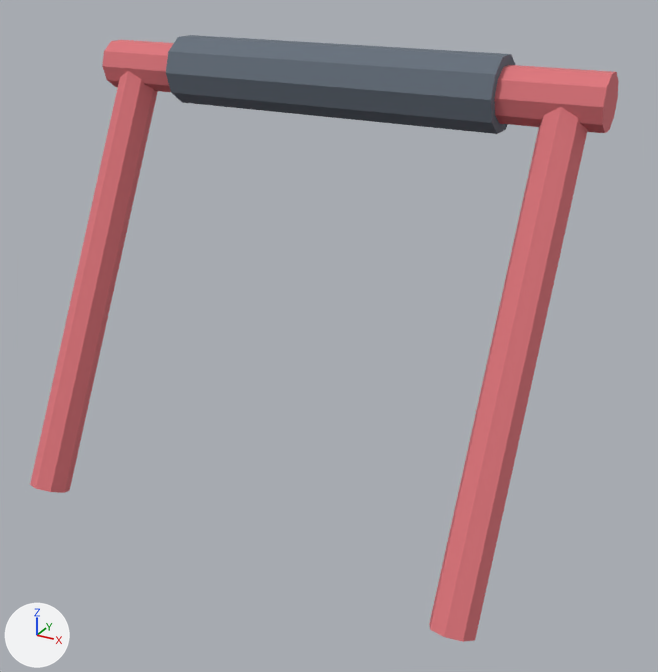
The glTF model src/SantaShift.Game/Content/models/cart_handle.glb as it was, and as the next commit left it.
One viewpoint serves both versions: a 50 mm camera at (0.376, -0.128, 0.771) aimed at (0.039, 0.485, 0.464). The lights are fixed; the arrows at lower left show +X, +Y and +Z. The first picture is the older version. Vertices at exactly the same position are counted once.

Objects in the first picture: 'Grip', 'Upright.-1'.
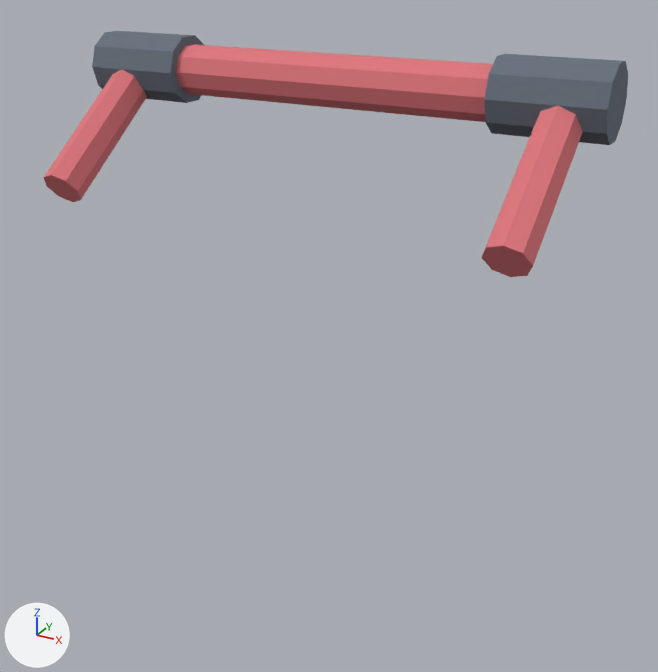
The newer file is also turned or shifted as a whole; pictures and numbers use the older file's frame.

The change, as a list of edits to the scene's bpy script:
```text
Change me_cone:
    remove me_cone.from_pydata(...)  # 52 vertices, 92 faces; spans x -0.03..0.43, y -0.106..0.112, z -0.188..0.201
    add me_cone.from_pydata(...)  # 52 vertices, 92 faces; spans x -0.03..0.43, y -0.041..0.112, z 0.076..0.201
    me_cone part 1
    me_cone.vertices[0].co: (0.0, -0.074, -0.188) -> (0.0, -0.019, 0.076)  # not seen -> pixel (72, 202)
    me_cone.vertices[1].co: (0.0, 0.106, 0.172) -> (0.0, 0.101, 0.166)
    me_cone.vertices[2].co: (0.013, -0.079, -0.186) -> (0.013, -0.022, 0.08)  # pixel (69, 490) -> pixel (80, 200)
    me_cone.vertices[3].co: (0.013, 0.101, 0.174) -> (0.013, 0.098, 0.17)
    me_cone.vertices[4].co: (0.018, -0.09, -0.18) -> (0.018, -0.03, 0.09)  # pixel (64, 492) -> pixel (77, 191)
    me_cone.vertices[6].co: (0.013, -0.101, -0.174) -> (0.013, -0.038, 0.1)  # pixel (50, 492) -> pixel (65, 180)
    me_cone.vertices[7].co: (0.013, 0.079, 0.186) -> (0.013, 0.082, 0.19)
    me_cone.vertices[8].co: (0.0, -0.106, -0.172) -> (0.0, -0.041, 0.104)  # pixel (36, 488) -> pixel (51, 175)
    me_cone.vertices[9].co: (0.0, 0.074, 0.188) -> (0.0, 0.079, 0.194)
    me_cone.vertices[10].co: (-0.013, -0.101, -0.174) -> (-0.013, -0.038, 0.1)  # pixel (30, 484) -> pixel (43, 177)
    me_cone.vertices[11].co: (-0.013, 0.079, 0.186) -> (-0.013, 0.082, 0.19)
    me_cone.vertices[12].co: (-0.018, -0.09, -0.18) -> (-0.018, -0.03, 0.09)  # not seen -> pixel (46, 186)
    me_cone.vertices[14].co: (-0.013, -0.079, -0.186) -> (-0.013, -0.022, 0.08)  # not seen -> pixel (58, 196)
    me_cone.vertices[15].co: (-0.013, 0.101, 0.174) -> (-0.013, 0.098, 0.17)
    me_cone part 2
    me_cone.vertices[16].co: (0.4, -0.074, -0.188) -> (0.4, -0.019, 0.076)  # not seen -> pixel (510, 277)
    me_cone.vertices[17].co: (0.4, 0.106, 0.172) -> (0.4, 0.101, 0.166)
    me_cone.vertices[18].co: (0.413, -0.079, -0.186) -> (0.413, -0.022, 0.08)  # not seen -> pixel (527, 275)
    me_cone.vertices[19].co: (0.413, 0.101, 0.174) -> (0.413, 0.098, 0.17)
    me_cone.vertices[20].co: (0.418, -0.09, -0.18) -> (0.418, -0.03, 0.09)  # pixel (474, 640) -> pixel (533, 266)
    me_cone.vertices[22].co: (0.413, -0.101, -0.174) -> (0.413, -0.038, 0.1)  # pixel (462, 641) -> pixel (523, 253)
    me_cone.vertices[23].co: (0.413, 0.079, 0.186) -> (0.413, 0.082, 0.19)
    me_cone.vertices[24].co: (0.4, -0.106, -0.172) -> (0.4, -0.041, 0.104)  # pixel (444, 637) -> pixel (503, 245)
    me_cone.vertices[25].co: (0.4, 0.074, 0.188) -> (0.4, 0.079, 0.194)
    me_cone.vertices[26].co: (0.387, -0.101, -0.174) -> (0.387, -0.038, 0.1)  # pixel (430, 629) -> pixel (486, 247)
    me_cone.vertices[27].co: (0.387, 0.079, 0.186) -> (0.387, 0.082, 0.19)
    me_cone.vertices[28].co: (0.382, -0.09, -0.18) -> (0.382, -0.03, 0.09)  # pixel (429, 624) -> pixel (481, 257)
    me_cone.vertices[30].co: (0.387, -0.079, -0.186) -> (0.387, -0.022, 0.08)  # not seen -> pixel (491, 269)
    me_cone.vertices[31].co: (0.387, 0.101, 0.174) -> (0.387, 0.098, 0.17)
    me_cone part 3: the 1 face centred in x 0.277, y 0.08, z 0.162 is now shaded smooth
Remove ob_grip:
    ob_grip = bpy.data.objects.new('Grip', me_cylinder_001)
Add ob_grip__1:
    ob_grip__1 = bpy.data.objects.new('Grip.-1', me_cylinder)  # a 10-sided cylinder along x spanning x -0.045..0.045, y -0.03..0.03, z -0.029..0.029; a 10-sided cylinder along x spanning x 0.335..0.425, y -0.03..0.03, z -0.029..0.029; in mat_ink (greyish blue #656f7c)
    ob_grip__1.location = (-0.19, 0.56, 0.66)
```

Boxes (x1, y1, x2, y2) around the edits, measured in the pictures (658 x 672 px; the box of a moved part takes in the faces that stretch with it):
'Upright.-1', reshaped, shading changed (8% narrower, 61% shorter)
    before: (30, 40, 618, 642)
    after: (43, 44, 582, 277)
'Grip', deleted
    before: (166, 35, 515, 134)
'Grip.-1', added
    after: (92, 31, 628, 145)
part 1 of me_cone, moved or reshaped
    before: (30, 71, 158, 493)
    after: (43, 69, 147, 202)
part 2 of me_cone, moved or reshaped
    before: (429, 107, 588, 642)
    after: (482, 106, 582, 277)
part 3 of me_cone, shading changed
    before: (154, 90, 605, 133)
    after: (187, 93, 485, 122)
